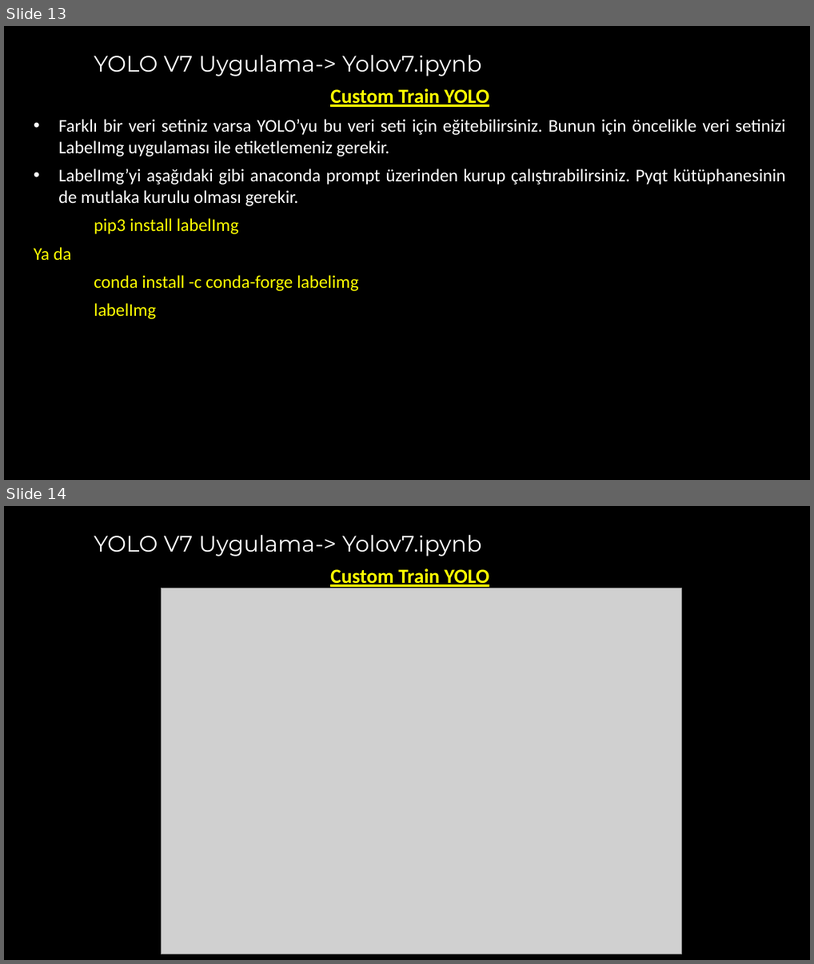
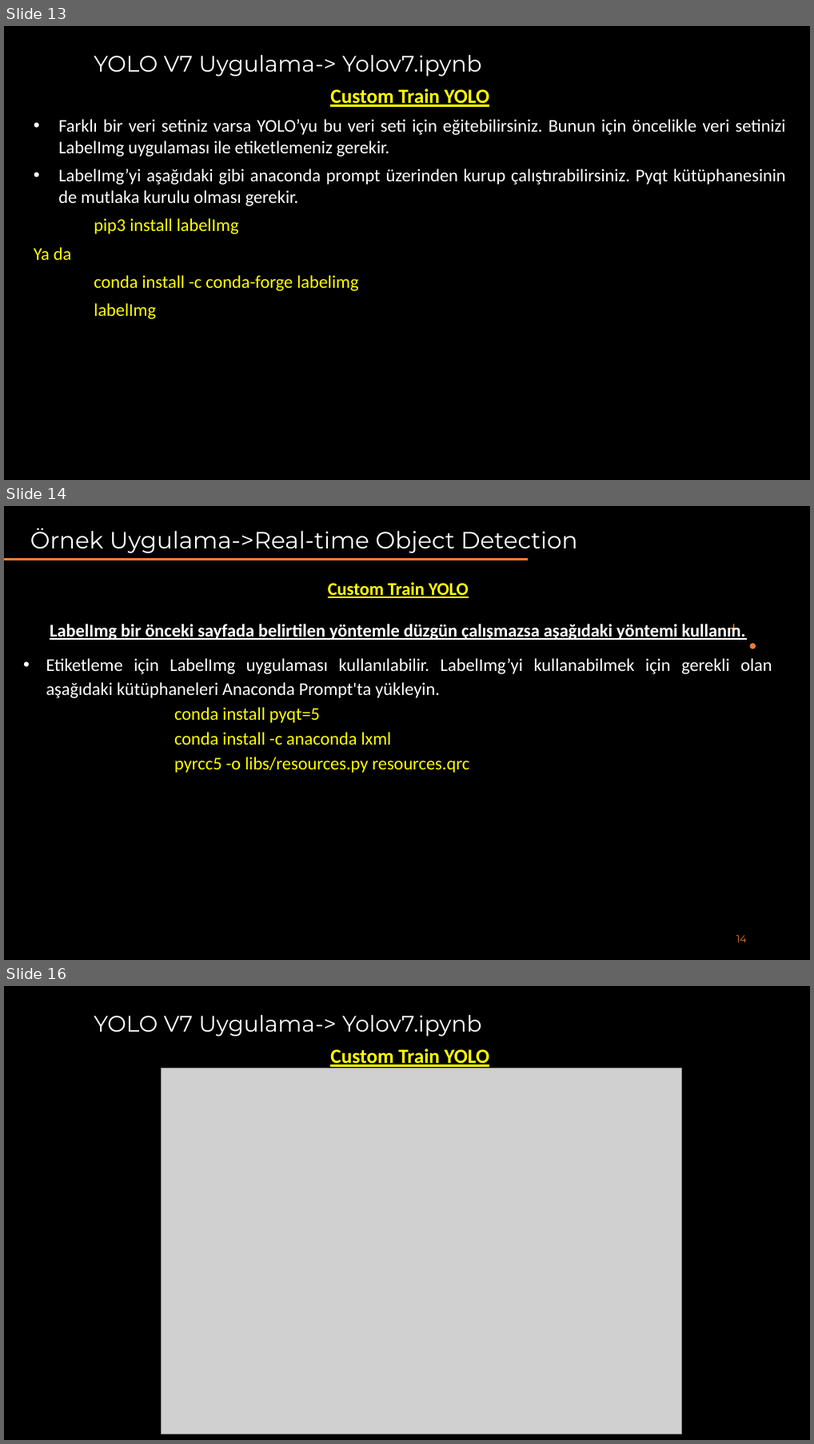
Before and after one commit to akaraci/Makine-Ogrenmesi, a slide deck: Sunular/MÖT-Hafta-8 - Yolo Detection.pptx. Shown one above the other, each under a label of ours: slides 13 and 14 before the commit, slides 13, 14 and 16 after it; the slides between them are not shown. The pictures are 814x964 and 814x1444 pixels, drawn with LibreOffice and Linux fonts; fonts in the diff are those of the drawing; grey boxes stand for pictures. Boxes give left, top, right and bottom in pixels: in the first picture for what was removed or moved away, otherwise in the second. Text is boxed around its words. In the diff, an @@ line names an element or a change of style, - is before the commit and + after.

```diff
--- a/Sunular/MÖT-Hafta-8 - Yolo Detection.pptx
+++ b/Sunular/MÖT-Hafta-8 - Yolo Detection.pptx
@@ slide 14 added at (4, 506, 810, 960), background #000000 @@
@@ title added at (30, 528, 578, 553), 21 pt, text #FFFFFF @@
+Örnek Uygulama->Real-time Object Detection
@@ line added from (4, 560) to (526, 560), #FFC000 2 pt @@
@@ text added at (46, 582, 772, 772), 16 pt, text #FFFFFF @@
+Custom Train YOLO
+LabelImg bir önceki sayfada belirtilen yöntemle düzgün çalışmazsa aşağıdaki yöntemi kullanın.
+• Etiketleme için LabelImg uygulaması kullanılabilir. LabelImg’yi kullanabilmek için gerekli olan aşağıdaki kütüphaneleri Anaconda Prompt'ta yükleyin.
+          conda install pyqt=5
+          conda install -c anaconda lxml
+          pyrcc5 -o libs/resources.py resources.qrc
@@ freeform shape added at (730, 624, 738, 632), fill #ED7D31 @@
@@ freeform shape added at (750, 643, 755, 648), fill #ED7D31 @@
@@ page number added at (737, 935, 747, 942), 9 pt, text #ED7D31 @@
+14
@@ what was slide 14 is now slide 16 @@
```
Also in this commit, not shown: 4 slides changed, 1 other slide added.
